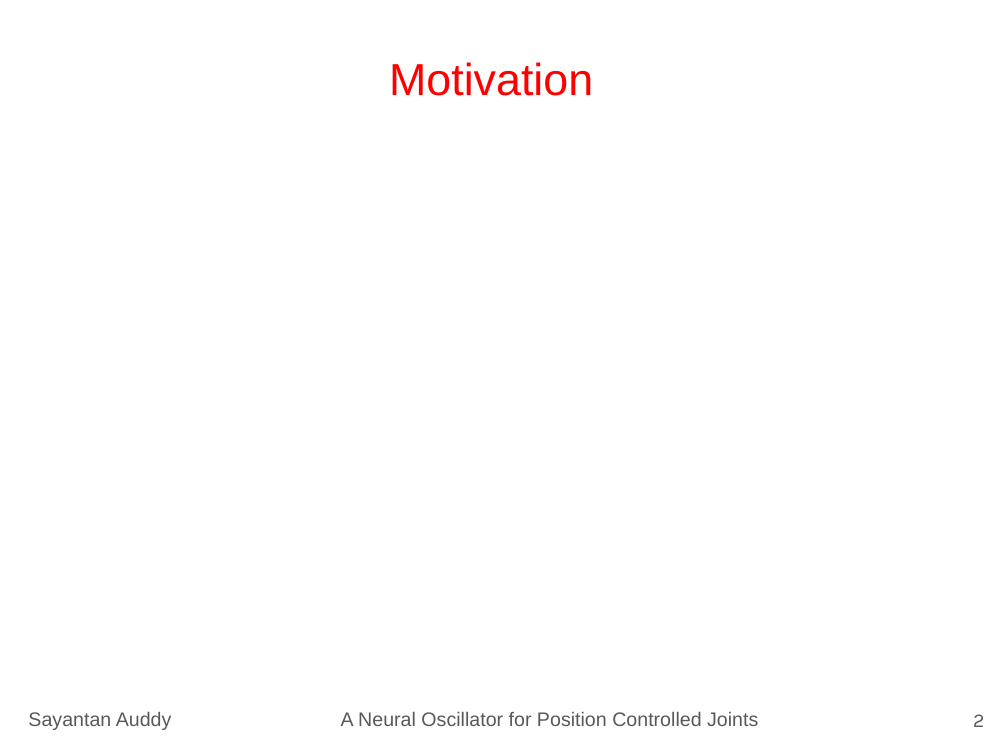
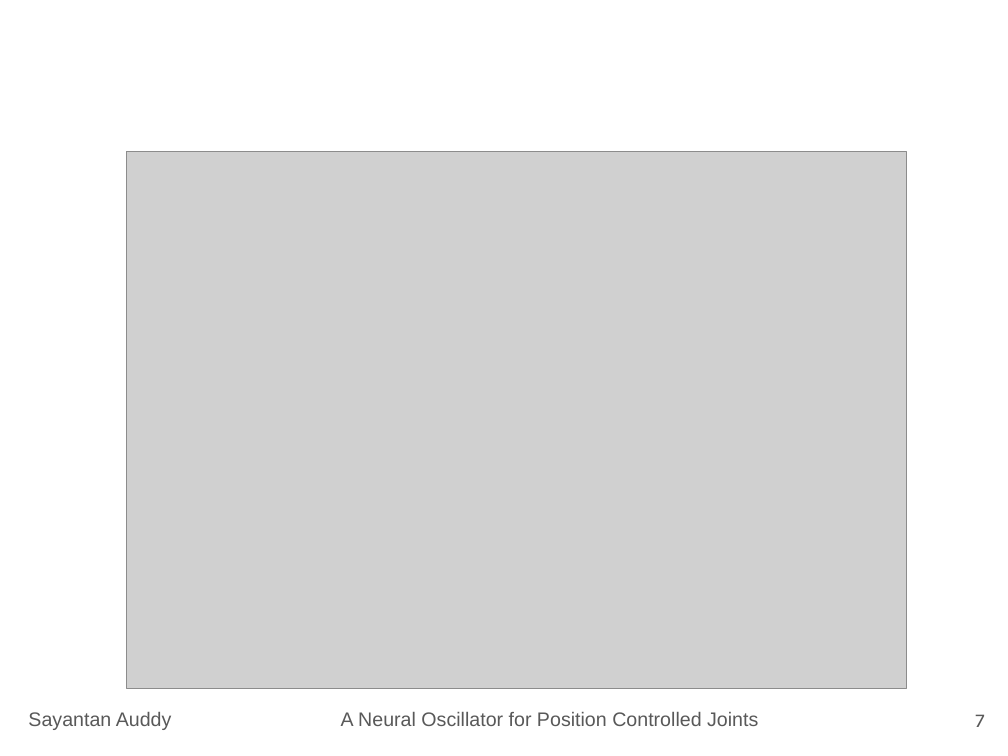
Before and after one commit to sayantanauddy/matsuoka_joint_control, a slide deck: slide 7 of presentation/Sayantan_Auddy_IS_Presentation.pptx (slide 2 before the commit). Drawn at 1008x756 pixels with LibreOffice and Linux fonts; fonts in the diff are those of the drawing; grey boxes stand for pictures. Boxes give left, top, right and bottom in pixels: in the first picture for what was removed or moved away, otherwise in the second. Text is boxed around its words. In the diff, an @@ line names an element or a change of style, - is before the commit and + after.

```diff
--- a/presentation/Sayantan_Auddy_IS_Presentation.pptx
+++ b/presentation/Sayantan_Auddy_IS_Presentation.pptx
@@ title removed at [389, 62, 593, 96] @@
-Motivation
@@ picture added at [127, 151, 906, 688] @@
@@ page number at [975, 714, 984, 727]: text changed @@
-2
+7
```
Also in this commit, not shown: 1 other slide changed, 1 slide added.
